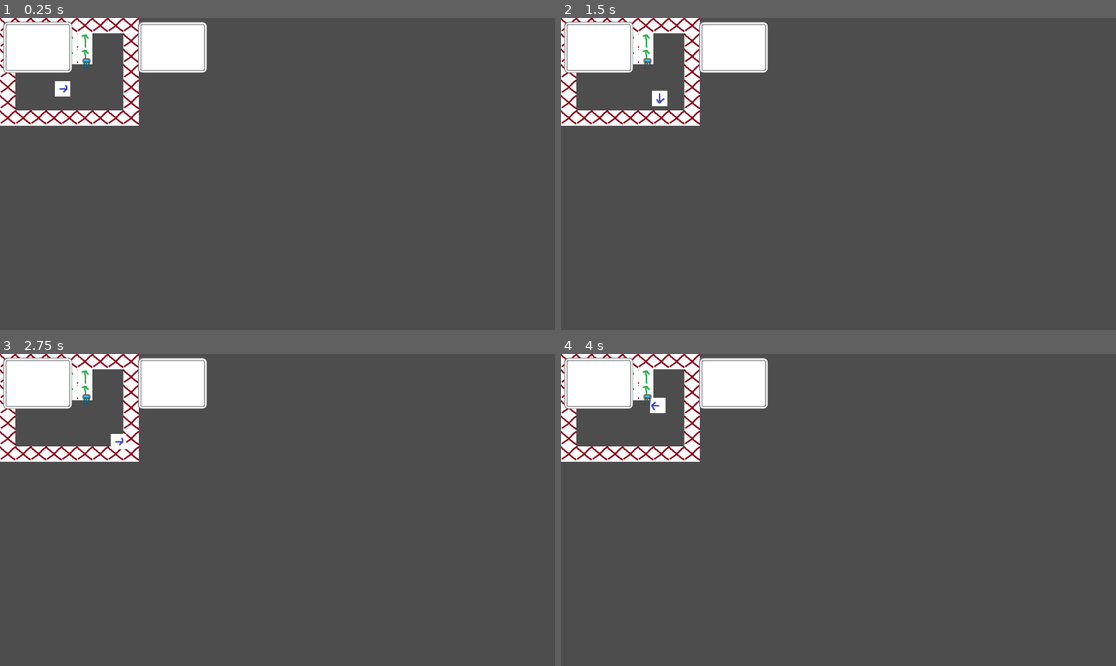
Above: before the commit, frames 1-4 (two rows, left to right).
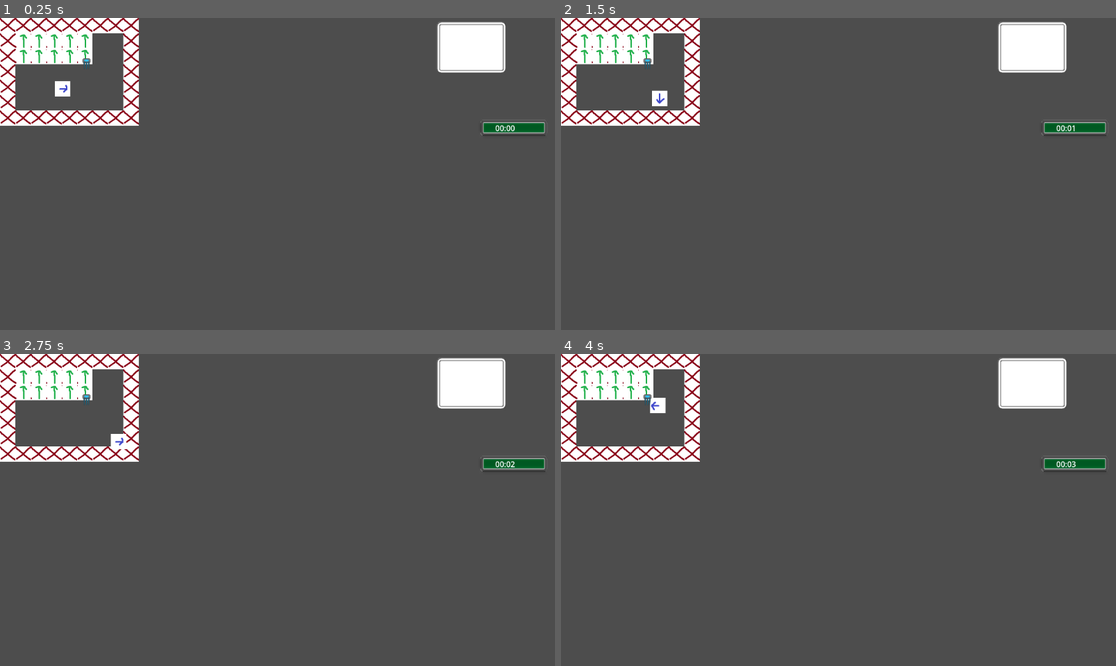
Above: after the commit, the same moments.

Repository: softgitron/IGJ
Game: Godot game, scene res://Main.tscn
The game is run twice, just before and just after one commit, with the same random seed, the same clock (stepped at 60 frames per second) and the same inputs.
Inputs:
- Up to frame 1 (0.25 s): no input
- Up to frame 2 (1.5 s): tap Enter at 0.5 s; hold D (move_right) 0.53-1.28 s; tap E (use) at 0.6, 1.35 s; hold S (move_down) from 1.28 s (still down)
- Up to frame 3 (2.75 s): tap Space at 2 s; release S (move_down) at 2.03 s; hold D (move_right) from 2.03 s (still down); tap E (use) at 2.1 s
- Up to frame 4 (4 s): tap Enter at 2.75 s; release D (move_right) at 2.78 s; hold W (move_up) 2.78-3.53 s; tap E (use) at 2.85, 3.6 s; hold A (move_left) from 3.53 s (still down)

The runs differ from the first frame. In frame 1, 5.4% of the frame differs, in the area x 0-99%, y 1-38%; in frame 2, 5.4%; in frame 3, 5.4%; in frame 4, 5.4%.

Commit message:
Added datetime component: simple

Diff:
--- a/Main.tscn
+++ b/Main.tscn
@@ -15,10 +15,11 @@
 position = Vector2(130, 147)
 
 [node name="UiMain" parent="." instance=ExtResource("3_r0du0")]
-offset = Vector2(280, 0)
-transform = Transform2D(1, 0, 0, 1, 280, 0)
+offset = Vector2(900, 0)
+transform = Transform2D(1, 0, 0, 1, 900, 0)
 
 [node name="ActivationKey" parent="." instance=ExtResource("4_cm0pq")]
 position = Vector2(180, 95)
+
 [node name="Shovel" parent="." instance=ExtResource("3_r0du0")]
-position = Vector2(218, 93)
+visible = false
--- /dev/null
+++ b/Ui_Components/ui_date_time.gd
@@ -0,0 +1,26 @@
+extends CanvasLayer
+
+
+@onready var timer_label = $Control/Time
+var time_elapsed: float = 0.0
+var running := false
+
+func _process(delta: float):
+	if running:
+		time_elapsed += delta
+		timer_label.text = format_time(time_elapsed)
+
+func _ready() -> void:
+	start_timer()
+
+func start_timer():
+	time_elapsed = 0.0
+	running = true
+
+func stop_timer():
+	running = false
+
+func format_time(seconds: float) -> String:
+	var minutes = int(seconds) / 60
+	var secs = int(seconds) % 60
+	return "%02d:%02d" % [minutes, secs]
--- /dev/null
+++ b/Ui_Components/ui_date_time.tscn
@@ -0,0 +1,29 @@
+[gd_scene load_steps=3 format=3 uid="uid://syju5upvveq7"]
+
+[ext_resource type="Script" uid="uid://cc25wy113ni37" path="res://Ui_Components/ui_date_time.gd" id="1_0cc4n"]
+[ext_resource type="Texture2D" uid="uid://jlja57nnscbx" path="res://Ui_Components/art/ui_clock.png" id="1_84u5a"]
+
+[node name="UI_DateTime" type="CanvasLayer"]
+script = ExtResource("1_0cc4n")
+
+[node name="PlayTimer" type="Timer" parent="."]
+
+[node name="Control" type="Control" parent="."]
+layout_mode = 3
+anchors_preset = 0
+offset_right = 40.0
+offset_bottom = 40.0
+
+[node name="DateTimeBG" type="TextureRect" parent="Control"]
+offset_left = 989.0
+offset_top = 204.0
+offset_right = 1145.0
+offset_bottom = 250.0
+texture = ExtResource("1_84u5a")
+
+[node name="Time" type="Label" parent="Control"]
+offset_left = 1028.0
+offset_top = 217.0
+offset_right = 1085.0
+offset_bottom = 240.0
+text = "TEMP"
--- a/Ui_Components/ui_main.gd
+++ b/Ui_Components/ui_main.gd
@@ -7,5 +7,5 @@
 
 func _on_player_inventory_change(item: String):
 	print(item)
-	var child = $UiInventory
+	var child = $Control/UiInventory
 	child.pickup_item(item)
--- a/Ui_Components/ui_main.tscn
+++ b/Ui_Components/ui_main.tscn
@@ -1,7 +1,8 @@
-[gd_scene load_steps=3 format=3 uid="uid://cw1rjnkmhf7xx"]
+[gd_scene load_steps=4 format=3 uid="uid://cw1rjnkmhf7xx"]
 
 [ext_resource type="Script" uid="uid://cw7q20gk5d445" path="res://Ui_Components/ui_main.gd" id="1_kqtj8"]
 [ext_resource type="PackedScene" uid="uid://chyouql1mqmof" path="res://Ui_Components/ui_inventory.tscn" id="1_mfk5n"]
+[ext_resource type="PackedScene" uid="uid://syju5upvveq7" path="res://Ui_Components/ui_date_time.tscn" id="3_5xhoq"]
 
 [node name="UiMain" type="CanvasLayer"]
 layer = 8
@@ -13,9 +14,9 @@
 offset_right = 40.0
 offset_bottom = 40.0
 
-[node name="VBoxContainer" type="VBoxContainer" parent="Control"]
-layout_mode = 0
-offset_right = 40.0
-offset_bottom = 40.0
+[node name="UiInventory" parent="Control" instance=ExtResource("1_mfk5n")]
+layout_mode = 2
+offset_right = 171.0
+offset_bottom = 0.0
 
-[node name="UiInventory" parent="." instance=ExtResource("1_mfk5n")]
+[node name="UI_DateTime" parent="Control" instance=ExtResource("3_5xhoq")]
Not shown: 1 places in Main.tscn that only renumber resources
Binary file changed: Ui_Components/art/ui_clock.png
Not shown, added: Ui_Components/ui_date_time.gd.uid
